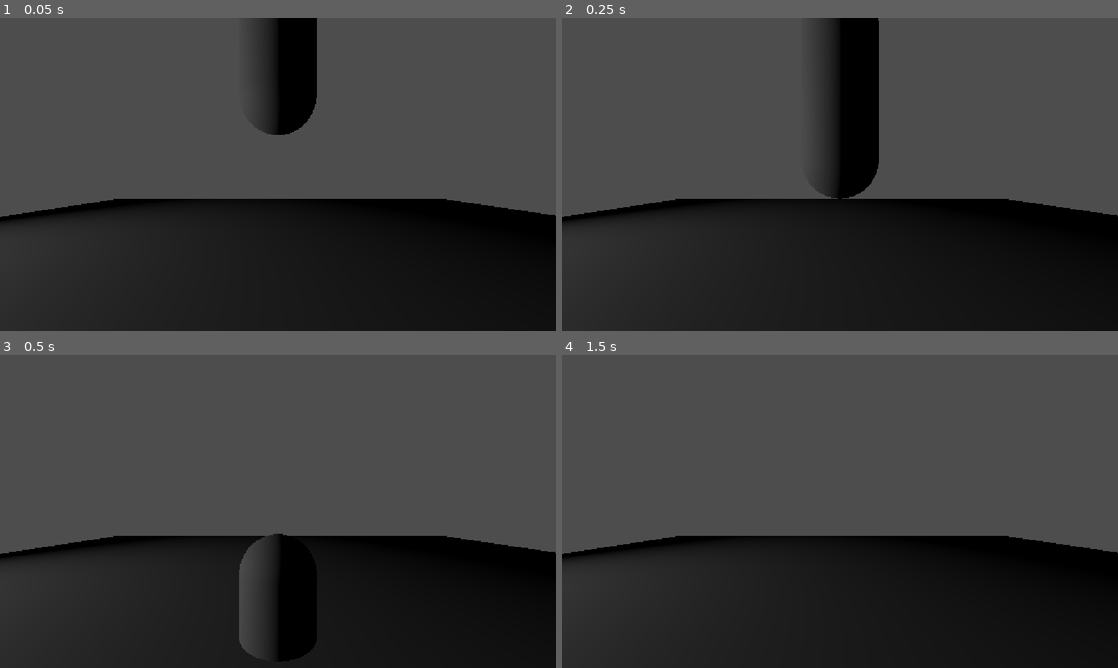
Above: before the commit, frames 1-4 (two rows, left to right).
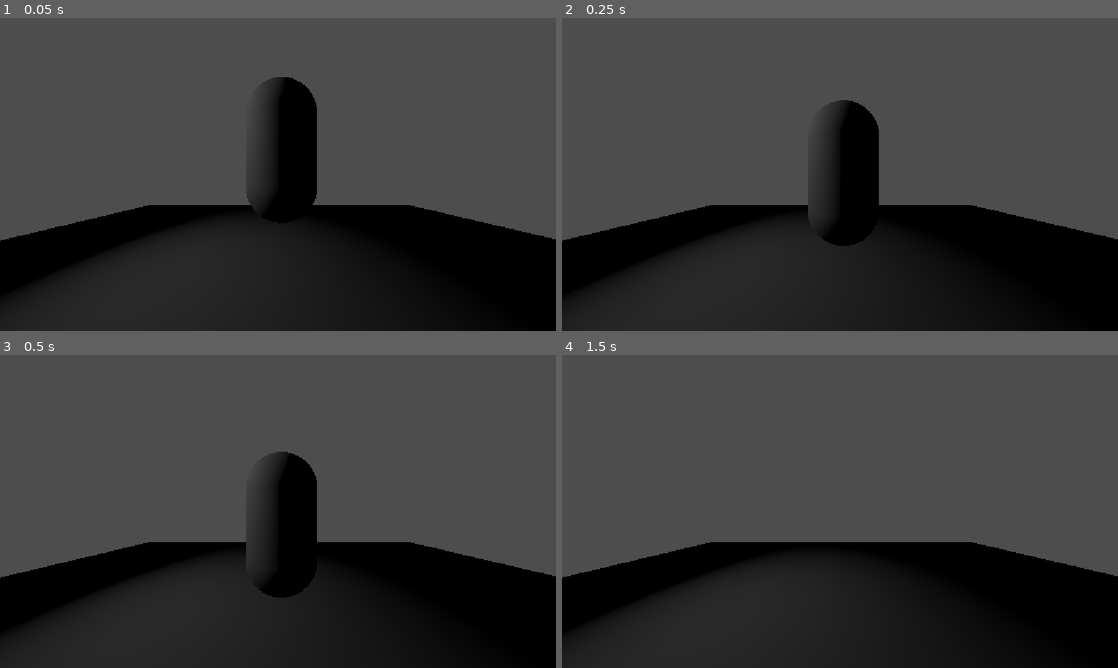
Above: after the commit, the same moments.

Repository: PipoPleading/womp-womp-game
Game: Godot game, scene res://dev folders/chris/chris_scene.tscn
Same seed, same stepped clock (60 frames per second), same inputs: the game is played once before the commit and once after it. Before the commit the project has no main scene; this scene is started directly in both runs.
Inputs:
- Up to frame 1 (0.05 s): no input
- Up to frame 2 (0.25 s): no input
- Up to frame 3 (0.5 s): no input
- Up to frame 4 (1.5 s): tap Enter (ui_accept) at 0.5, 0.6, 0.77, 1.07, 1.35 s; hold Right (ui_right) 0.53-1.28 s; hold Down (ui_down) from 1.28 s (still down)

The runs differ from the first frame. In frame 1, 13% of the frame differs, in the area x 0-100%, y 0-92%; in frame 2, 11%; in frame 3, 13%, in the area x 0-100%, y 30-98%; in frame 4, 8.1%.

Commit message:
Starting On Blocking Scene

Diff:
--- /dev/null
+++ b/dev folders/chris/BlockedLevel.tscn
@@ -0,0 +1,14 @@
+[gd_scene format=3 uid="uid://bx8e3k0nlsdj4"]
+
+[node name="BlockedLevel" type="Node3D" unique_id=1673839228]
+
+[node name="CSGBox3D" type="CSGBox3D" parent="." unique_id=780374755]
+size = Vector3(20, 0.1, 20)
+
+[node name="CSGBox3D2" type="CSGBox3D" parent="." unique_id=397041263]
+transform = Transform3D(-4.371139e-08, -1, 0, 1, -4.371139e-08, 0, 0, 0, 1, -9.835945, 10.124454, 0)
+size = Vector3(20, 0.1, 20)
+
+[node name="CSGBox3D3" type="CSGBox3D" parent="." unique_id=1333352578]
+transform = Transform3D(-4.371139e-08, 1, 0, -1, -4.371139e-08, 0, 0, 0, 1, 10.405344, 9.500696, -0.43564606)
+size = Vector3(20, 0.1, 20)
--- a/dev folders/chris/Scripts/basicmovement.gd
+++ /dev/null
@@ -1,11 +0,0 @@
-extends Node
-
-var movementSpeed = 5;
-
-# Called when the node enters the scene tree for the first time.
-func _ready() -> void:
-	pass # Replace with function body.
-
-# Called every frame. 'delta' is the elapsed time since the previous frame.
-func _process(delta: float) -> void:
-	pass
--- /dev/null
+++ b/dev folders/chris/Scripts/player.gd
@@ -0,0 +1,28 @@
+extends CharacterBody3D
+
+
+const SPEED = 5.0
+const JUMP_VELOCITY = 4.5
+
+
+func _physics_process(delta: float) -> void:
+	# Add the gravity.
+	if not is_on_floor():
+		velocity += get_gravity() * delta
+
+	# Handle jump.
+	if Input.is_action_just_pressed("ui_accept") and is_on_floor():
+		velocity.y = JUMP_VELOCITY
+
+	# Get the input direction and handle the movement/deceleration.
+	# As good practice, you should replace UI actions with custom gameplay actions.
+	var input_dir := Input.get_vector("ui_left", "ui_right", "ui_up", "ui_down")
+	var direction := (transform.basis * Vector3(input_dir.x, 0, input_dir.y)).normalized()
+	if direction:
+		velocity.x = direction.x * SPEED
+		velocity.z = direction.z * SPEED
+	else:
+		velocity.x = move_toward(velocity.x, 0, SPEED)
+		velocity.z = move_toward(velocity.z, 0, SPEED)
+
+	move_and_slide()
--- a/dev folders/chris/chris_scene.tscn
+++ b/dev folders/chris/chris_scene.tscn
@@ -1,40 +1,41 @@
 [gd_scene format=3 uid="uid://d11hjn8yym27w"]
 
-[sub_resource type="BoxMesh" id="BoxMesh_4b7j8"]
+[ext_resource type="Script" uid="uid://c5f03i51e8jeu" path="res://dev folders/chris/Scripts/player.gd" id="1_tpd5x"]
 
-[sub_resource type="PhysicsMaterial" id="PhysicsMaterial_d6on6"]
+[sub_resource type="CapsuleShape3D" id="CapsuleShape3D_dg0xg"]
 
-[sub_resource type="CapsuleShape3D" id="CapsuleShape3D_4b7j8"]
-radius = 0.1772461
-height = 0.8808594
+[sub_resource type="CapsuleMesh" id="CapsuleMesh_dg0xg"]
 
-[sub_resource type="CapsuleMesh" id="CapsuleMesh_4b7j8"]
-radius = 0.16552734
-height = 0.88623047
+[sub_resource type="BoxShape3D" id="BoxShape3D_dcin2"]
+
+[sub_resource type="BoxMesh" id="BoxMesh_dg0xg"]
 
 [node name="ChrisScene" type="Node3D" unique_id=1825276465]
 
-[node name="MeshInstance3D" type="MeshInstance3D" parent="." unique_id=1591919731]
-transform = Transform3D(7, 0, 0, 0, 0.008203317, 0.2999998, 0, -6.999995, 0.00035157078, 0, 0, 0)
-mesh = SubResource("BoxMesh_4b7j8")
-
 [node name="Camera3D" type="Camera3D" parent="." unique_id=111380747]
-transform = Transform3D(1, 0, 0, 0, 1, 0, 0, 0, 1, -0.049, 0.678, 0.883)
+transform = Transform3D(1, 0, 0, 0, 1, 0, 0, 0, 1, -0.049, 1.678, 2.883)
 
 [node name="SpotLight3D" type="SpotLight3D" parent="." unique_id=151367980]
-transform = Transform3D(-4.371139e-08, 0, -1, 0, 1, 0, 1, 0, -4.371139e-08, -3.9935656, 0.823667, 0.339)
+transform = Transform3D(-4.371139e-08, 0, -1, 0, 1, 0, 1, 0, -4.371139e-08, -3.9935656, 3.5362659, 0.339)
 spot_range = 7.220666
 spot_angle = 68.63668
 
-[node name="RigidBody3D" type="RigidBody3D" parent="." unique_id=1470225925]
-transform = Transform3D(1, 0, 0, 0, -0.99999726, 0.0023438034, 0, -0.0023438034, -0.99999726, -0.049, 1.3016075, 0)
-mass = 0.483
-physics_material_override = SubResource("PhysicsMaterial_d6on6")
-freeze_mode = 1
+[node name="CharacterBody3D" type="CharacterBody3D" parent="." unique_id=489780613]
+transform = Transform3D(1, 0, 0, 0, 1, 0, 0, 0, 1, 0, 2.0226674, 0)
+script = ExtResource("1_tpd5x")
 
-[node name="CollisionShape3D" type="CollisionShape3D" parent="RigidBody3D" unique_id=1338771464]
-transform = Transform3D(0.99996686, 0, 0, 0, 1, -4.656613e-10, 0, 4.656613e-10, 1, 0, -0.0019532442, 0)
-shape = SubResource("CapsuleShape3D_4b7j8")
+[node name="CollisionShape3D" type="CollisionShape3D" parent="CharacterBody3D" unique_id=2039832459]
+shape = SubResource("CapsuleShape3D_dg0xg")
 
-[node name="Player" type="MeshInstance3D" parent="RigidBody3D" unique_id=357726746]
-mesh = SubResource("CapsuleMesh_4b7j8")
+[node name="MeshInstance3D" type="MeshInstance3D" parent="CharacterBody3D" unique_id=1521948761]
+mesh = SubResource("CapsuleMesh_dg0xg")
+
+[node name="StaticBody3D" type="StaticBody3D" parent="." unique_id=1774511199]
+
+[node name="CollisionShape3D" type="CollisionShape3D" parent="StaticBody3D" unique_id=1581647349]
+transform = Transform3D(10, 0, 0, 0, 1, 0, 0, 0, 10, 0, 0, 0)
+shape = SubResource("BoxShape3D_dcin2")
+
+[node name="MeshInstance3D" type="MeshInstance3D" parent="StaticBody3D" unique_id=802925899]
+transform = Transform3D(10, 0, 0, 0, 1, 0, 0, 0, 10, 0, 0, 0)
+mesh = SubResource("BoxMesh_dg0xg")
--- a/project.godot
+++ b/project.godot
@@ -11,6 +11,7 @@
 [application]
 
 config/name="womp-womp-game"
+run/main_scene="uid://d11hjn8yym27w"
 config/features=PackedStringArray("4.7", "Forward Plus")
 config/icon="res://icon.svg"
 
Not shown, removed: dev folders/chris/Scripts/basicmovement.gd.uid
Not shown, added: dev folders/chris/Scripts/player.gd.uid
